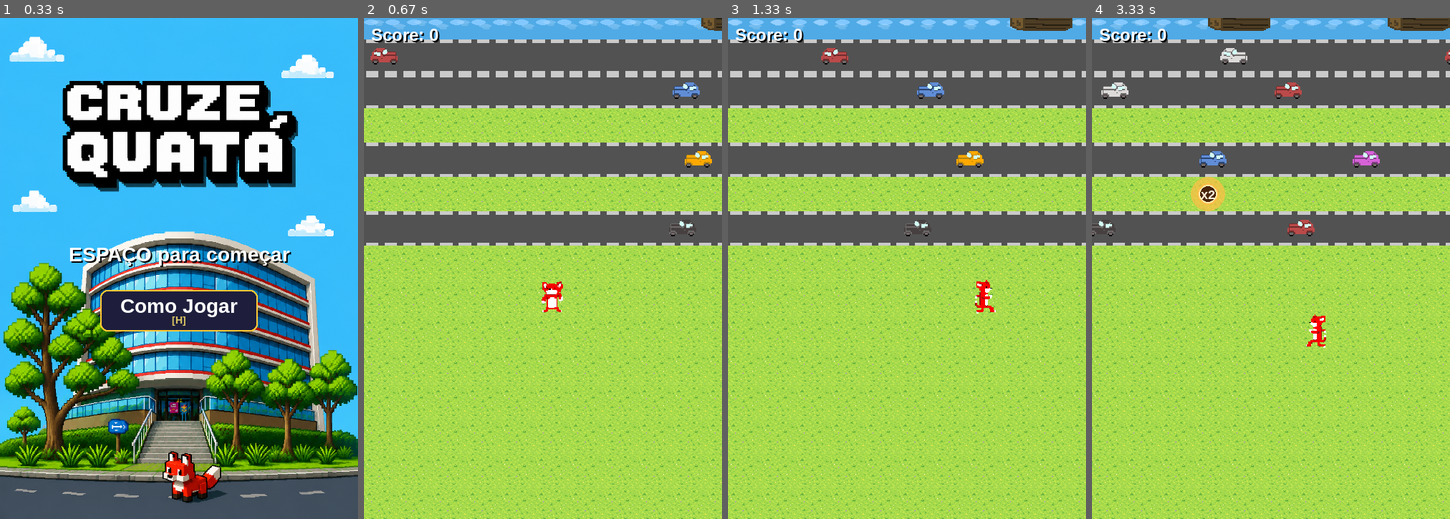
Above: before the commit, frames 1-4 (left to right).
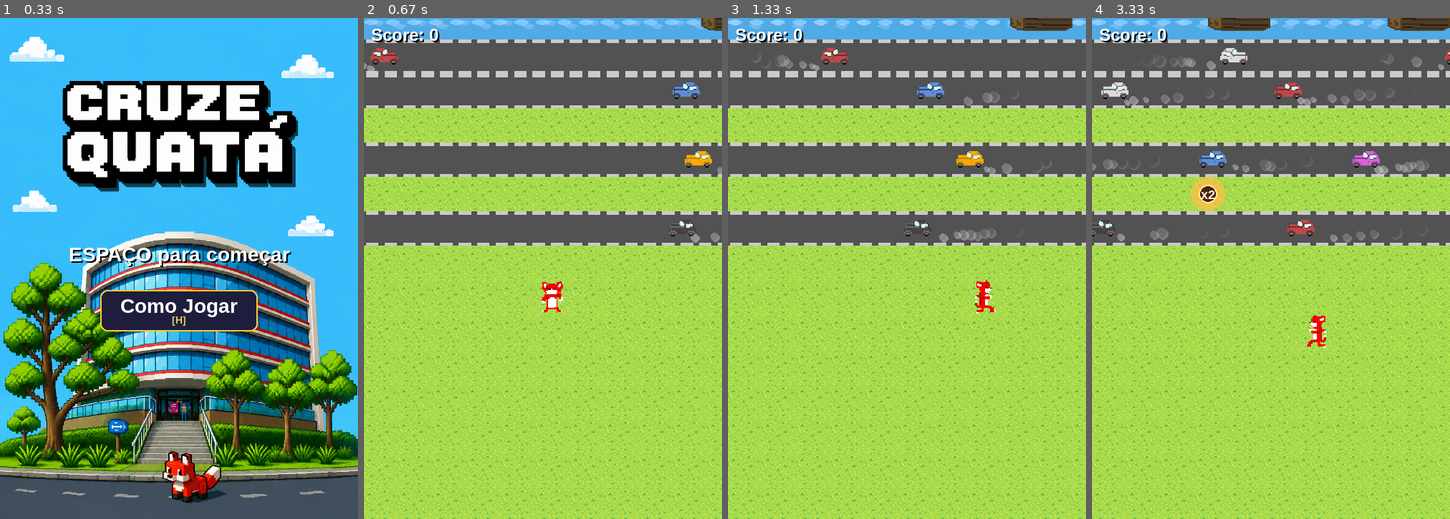
Above: after the commit, the same moments.

Repository: dudu29cabett4-afk/pyGame---Luiz-e-Enzo-e-Murilo
Game: pygame game, started from jogo.py
Two runs of this game, one before a commit and one after it. Both use one fixed random seed, a clock stepped at 60 frames per second and the inputs below.
Inputs (mouse positions are in pixels of both pictures, inside the frame that each line leads up to):
- Up to frame 1 (0.33 s): no input
- Up to frame 2 (0.67 s): tap Space at 0.33 s
- Up to frame 3 (1.33 s): hold D 0.67-1.13 s; move the mouse to (907, 303) at 0.7 s; hold D from 1.17 s (still down)
- Up to frame 4 (3.33 s): release D at 1.47 s; hold D 1.5-1.97 s; hold A 2-2.53 s; hold S 2.57-2.87 s; hold A 2.9-3.3 s

Frame 1 is identical in both runs. In frame 2, 0.1% of the frame differs, in the area x 0-100%, y 8-45%; in frame 3, 0.5%; in frame 4, 1.1%, in the area x 0-99%, y 6-45%.

Commit message:
animacao fumaca carros

Diff:
--- a/jogo.py
+++ b/jogo.py
@@ -54,26 +54,24 @@
         "gelo": (200, 230, 255),
     }
     cor = cores.get(bioma)
+
     if cor:
         pygame.draw.rect(surface, cor, (0, y, LARGURA, TAMANHO_TILE))
         for x in range(0, LARGURA, TAMANHO_TILE):
             if bioma == "areia":
                 pygame.draw.circle(surface, (190, 160, 80), (x + 12, y + 18), 3)
                 pygame.draw.circle(surface, (190, 160, 80), (x + 36, y + 10), 2)
-            # Na função desenhar_grama, substitua o bloco elif bioma == "gelo":
-
             elif bioma == "gelo":
                 pygame.draw.rect(surface, (100, 130, 110), (0, y, LARGURA, TAMANHO_TILE))
                 for x in range(0, LARGURA, TAMANHO_TILE):
-                    pygame.draw.ellipse(surface, (210, 230, 220), (x + 3,  y + 5,  18, 8))
+                    pygame.draw.ellipse(surface, (210, 230, 220), (x + 3, y + 5, 18, 8))
                     pygame.draw.ellipse(surface, (225, 240, 235), (x + 26, y + 14, 14, 6))
                     pygame.draw.ellipse(surface, (200, 220, 215), (x + 10, y + 28, 20, 7))
-                    # Cristais de gelo pontudos
                     pygame.draw.polygon(surface, (240, 250, 255), [
                         (x + 38, y + 4), (x + 41, y + 10), (x + 35, y + 10)
                     ])
                     pygame.draw.polygon(surface, (220, 240, 255), [
-                        (x + 8,  y + 20), (x + 11, y + 26), (x + 5,  y + 26)
+                        (x + 8, y + 20), (x + 11, y + 26), (x + 5, y + 26)
                     ])
     else:
         for x in range(0, LARGURA, TAMANHO_TILE):
@@ -82,10 +80,10 @@
 
 img_cima      = pygame.transform.scale(costas,   (TAMANHO_TILE, TAMANHO_TILE))
 img_baixo     = pygame.transform.scale(frente,   (TAMANHO_TILE, TAMANHO_TILE))
-img_esquerda  = pygame.transform.scale(esquerda, (TAMANHO_TILE, TAMANHO_TILE))
-img_direita   = pygame.transform.scale(direita,  (TAMANHO_TILE, TAMANHO_TILE))
-img_estrada   = pygame.transform.scale(estrada,  (LARGURA, TAMANHO_TILE))
-img_fundo     = pygame.transform.scale(fundo_img, (LARGURA, ALTURA))
+img_esquerda  = pygame.transform.scale(esquerda,  (TAMANHO_TILE, TAMANHO_TILE))
+img_direita   = pygame.transform.scale(direita,   (TAMANHO_TILE, TAMANHO_TILE))
+img_estrada   = pygame.transform.scale(estrada,    (LARGURA, TAMANHO_TILE))
+img_fundo     = pygame.transform.scale(fundo_img,  (LARGURA, ALTURA))
 img_fundo_fim = pygame.transform.scale(fundo_fim_img, (LARGURA, ALTURA))
 
 grama_original = pygame.image.load(os.path.join(base, "pasta_imagens/Grama.png")).convert()
@@ -96,28 +94,27 @@
 for i in range(0, LARGURA, 30):
     pygame.draw.ellipse(img_rio, (130, 200, 255), (i, TAMANHO_TILE // 2 - 4, 20, 8))
 
-# Onde img_rio_gelo é criado, substitua:
 img_rio_gelo = pygame.Surface((LARGURA, TAMANHO_TILE))
-img_rio_gelo.fill((210, 238, 255))          # azul muito claro, quase branco
-# Reflexo central mais brilhante
-pygame.draw.rect(img_rio_gelo, (235, 248, 255), (0, TAMANHO_TILE//2 - 5, LARGURA, 10))
-# Trincas no gelo
+img_rio_gelo.fill((210, 238, 255))
+pygame.draw.rect(img_rio_gelo, (235, 248, 255), (0, TAMANHO_TILE // 2 - 5, LARGURA, 10))
 for i in range(0, LARGURA, 40):
-    pygame.draw.line(img_rio_gelo, (170, 210, 235), (i,      6),  (i + 15, 22), 1)
+    pygame.draw.line(img_rio_gelo, (170, 210, 235), (i, 6), (i + 15, 22), 1)
     pygame.draw.line(img_rio_gelo, (170, 210, 235), (i + 20, 28), (i + 38, 14), 1)
-    pygame.draw.line(img_rio_gelo, (190, 220, 245), (i + 8,  14), (i + 22, 32), 1)
-# Brilhos pontuais (reflexo de sol)
+    pygame.draw.line(img_rio_gelo, (190, 220, 245), (i + 8, 14), (i + 22, 32), 1)
 for i in range(10, LARGURA, 55):
-    pygame.draw.circle(img_rio_gelo, (255, 255, 255), (i, TAMANHO_TILE//2), 3)
-    pygame.draw.circle(img_rio_gelo, (245, 252, 255), (i, TAMANHO_TILE//2), 6, 1)
+    pygame.draw.circle(img_rio_gelo, (255, 255, 255), (i, TAMANHO_TILE // 2), 3)
+    pygame.draw.circle(img_rio_gelo, (245, 252, 255), (i, TAMANHO_TILE // 2), 6, 1)
+
 carros_disp_r = [escalar_carro(c) for c in (
     carro_amarelo, carro_rosa, carro_vermelho, carro_azul, carro_branco, carro_preto
 )]
 carros_disp_l = [pygame.transform.flip(img, True, False) for img in carros_disp_r]
 
+
 def fazer_img_tronco(num_slots: int) -> pygame.Surface:
     largura = num_slots * TAMANHO_TILE
     return pygame.transform.scale(tronco_img_raw, (largura, TAMANHO_TILE))
+
 
 troncos_img = {
     2: fazer_img_tronco(2),
@@ -127,6 +124,7 @@
     k: pygame.transform.flip(v, True, False) for k, v in troncos_img.items()
 }
 
+
 def fazer_img_crocodilo(num_slots: int) -> pygame.Surface:
     w = num_slots * TAMANHO_TILE
     h = TAMANHO_TILE
@@ -153,6 +151,7 @@
     pygame.draw.polygon(surf, (55, 130, 55), [(0, h // 4 + 4), (0, h // 4 + h // 2 - 4), (10, h // 2)])
     return surf
 
+
 crocodilos_img = {k: fazer_img_crocodilo(k) for k in TRONCO_SLOTS_OPCOES}
 crocodilos_img_flip = {k: pygame.transform.flip(v, True, False) for k, v in crocodilos_img.items()}
 
@@ -161,7 +160,7 @@
 SAFE_ZONE_LINHAS = 1
 
 VEL_SCROLL_INICIAL = 0.25
-VEL_SCROLL_MAX     = 3.0
+VEL_SCROLL_MAX = 3.0
 SCORE_PARA_MAX_VEL = 80
 
 fonte = pygame.font.SysFont("arial", 28, bold=True)
@@ -173,9 +172,9 @@
 
 BIOMAS = ["grama", "areia", "gelo"]
 
-# Depois (colocar):
-CICLO_BIOMA_DURACAO = 50   # pontos por fase após o gelo
-_bioma_cache = {}          # score_bucket -> bioma
+CICLO_BIOMA_DURACAO = 50
+_bioma_cache = {}
+
 
 def get_bioma_atual(score):
     if score < 50:
@@ -183,10 +182,8 @@
     elif score < 100:
         return "areia"
     else:
-        # A cada CICLO_BIOMA_DURACAO pontos, sorteia um novo bioma
         bucket = (score - 100) // CICLO_BIOMA_DURACAO
         if bucket not in _bioma_cache:
-            # Evita repetir o bioma anterior duas vezes seguidas
             anterior = _bioma_cache.get(bucket - 1, "gelo")
             opcoes = [b for b in BIOMAS if b != anterior]
             _bioma_cache[bucket] = random.choice(opcoes)
@@ -203,6 +200,7 @@
 troncos_ativos = []
 arvores_ativas = []
 vitorias_ativas = []
+fumacas_ativas = []
 linhas_arvore_processadas = set()
 bioma_por_linha = {}
 
@@ -265,6 +263,7 @@
     troncos_ativos.clear()
     arvores_ativas.clear()
     vitorias_ativas.clear()
+    fumacas_ativas.clear()
     linhas_arvore_processadas.clear()
     bioma_por_linha.clear()
     _bioma_cache.clear()
@@ -487,6 +486,60 @@
             surface.blit(icon, (sx, sy))
 
 
+class Fumaca:
+    def __init__(self, wx, wy, vx, vy, nascida_em):
+        self.wx = wx
+        self.wy = wy
+        self.vx = vx
+        self.vy = vy
+        self.nascida_em = nascida_em
+        self.duracao = random.randint(450, 700)
+        self.raio = random.randint(4, 6)
+
+    def expirou(self, agora):
+        return agora - self.nascida_em > self.duracao
+
+    def draw(self, surface, camera_y, agora):
+        idade = agora - self.nascida_em
+        if idade < 0 or idade > self.duracao:
+            return
+
+        frac = idade / self.duracao
+        wx = self.wx + self.vx * idade
+        wy = self.wy + self.vy * idade
+
+        sx = int(wx)
+        sy = int(wy - camera_y)
+
+        if sy < -30 or sy > ALTURA + 30:
+            return
+
+        raio = int(self.raio + frac * 5)
+        alpha = int(140 * (1.0 - frac))
+
+        surf = pygame.Surface((raio * 4, raio * 4), pygame.SRCALPHA)
+        pygame.draw.circle(surf, (210, 210, 210, alpha), (raio * 2, raio * 2), raio)
+        pygame.draw.circle(surf, (240, 240, 240, max(0, alpha - 40)), (raio * 2 - 2, raio * 2 - 2), max(1, raio - 1))
+        surface.blit(surf, (sx - raio * 2, sy - raio * 2))
+
+
+def spawn_fumaca_carro(carro, agora):
+    if random.random() > 0.35:
+        return
+
+    if carro.direcao == 1:
+        wx = carro.x + 4
+        vx = random.uniform(-0.020, -0.010)
+    else:
+        wx = carro.x + carro.largura - 4
+        vx = random.uniform(0.010, 0.020)
+
+    wy = carro.linha * TAMANHO_TILE + TAMANHO_TILE - 8 + random.randint(-2, 2)
+    vy = random.uniform(-0.030, -0.018)
+
+    fumacas_ativas.append(Fumaca(wx, wy, vx, vy, agora))
+
+
 class Arvore:
     def __init__(self, linha, wx, nascida_em=0):
         self.linha = linha
@@ -730,7 +783,7 @@
 
         if par is not None:
             ld_par = obter_lane_data(par, score)
-            cols_compartilhadas = ld.get("vitorias_cols") or ld_par.get("vitorias_cols")
+            cols_compartilhadas = ld["vitorias_cols"] or ld_par["vitorias_cols"]
             if not cols_compartilhadas:
                 total_cols = LARGURA // TAMANHO_TILE
                 qtd = random.randint(2, 4)
@@ -873,20 +926,20 @@
         ]),
     ]
 
-    BTN_H      = 42
+    BTN_H = 42
     BTN_MARGIN = 12
-    y_ini  = painel_y + 60
-    y_max  = painel_y + painel_h - BTN_H - BTN_MARGIN - 8
-
-    HDR_H  = 21
+    y_ini = painel_y + 60
+    y_max = painel_y + painel_h - BTN_H - BTN_MARGIN - 8
+
+    HDR_H = 21
     ITEM_H = 20
     SEC_GAP = 7
 
     total_linhas = sum(HDR_H + len(itens) * ITEM_H for _, itens in secoes)
-    total_gaps   = SEC_GAP * (len(secoes) - 1)
-    total_h      = total_linhas + total_gaps
-    espaco       = y_max - y_ini
-    extra        = max(0, (espaco - total_h) // max(1, len(secoes) - 1))
+    total_gaps = SEC_GAP * (len(secoes) - 1)
+    total_h = total_linhas + total_gaps
+    espaco = y_max - y_ini
+    extra = max(0, (espaco - total_h) // max(1, len(secoes) - 1))
 
     y_cur = y_ini
     for idx, (titulo_sec, itens) in enumerate(secoes):
@@ -1192,7 +1245,10 @@
 
         for c in carros_ativos:
             c.update()
+            spawn_fumaca_carro(c, agora)
+
         carros_ativos[:] = [c for c in carros_ativos if not c.fora_da_tela()]
+        fumacas_ativas[:] = [f for f in fumacas_ativas if not f.expirou(agora)]
 
         if not rio_congelado(score):
             for t in troncos_ativos:
@@ -1338,6 +1394,9 @@
         for pu in powerups:
             pu.draw(window, camera_y)
 
+        for f in fumacas_ativas:
+            f.draw(window, camera_y, agora)
+
         for t in troncos_ativos:
             t.draw(window, camera_y)
 
